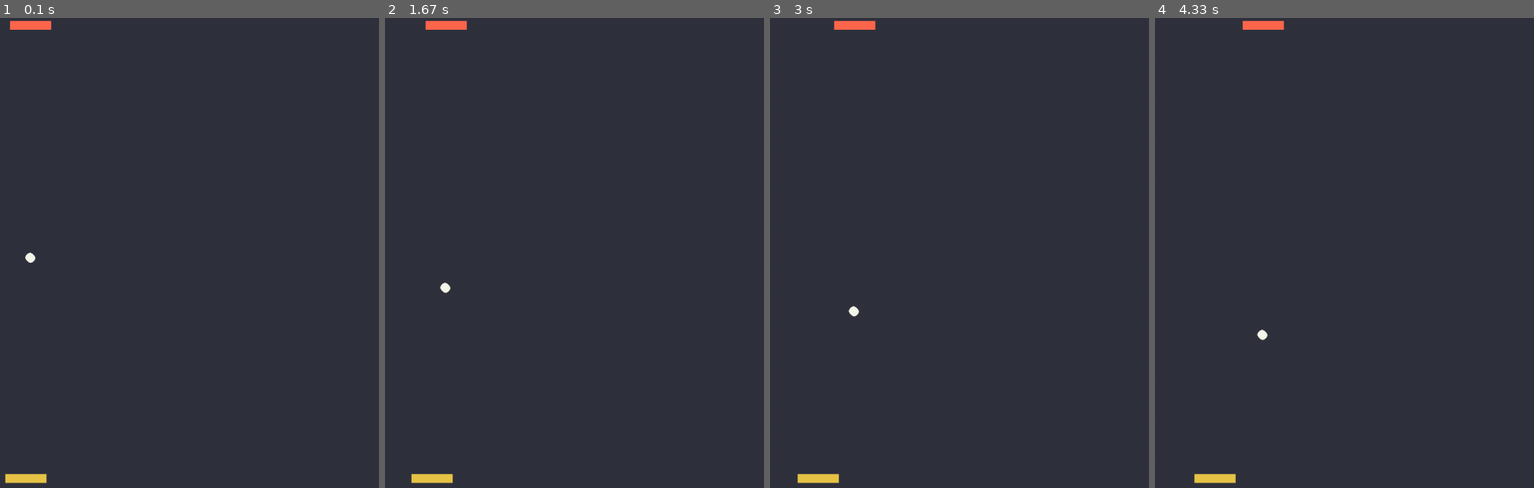
Above: before the commit, frames 1-4 (left to right).
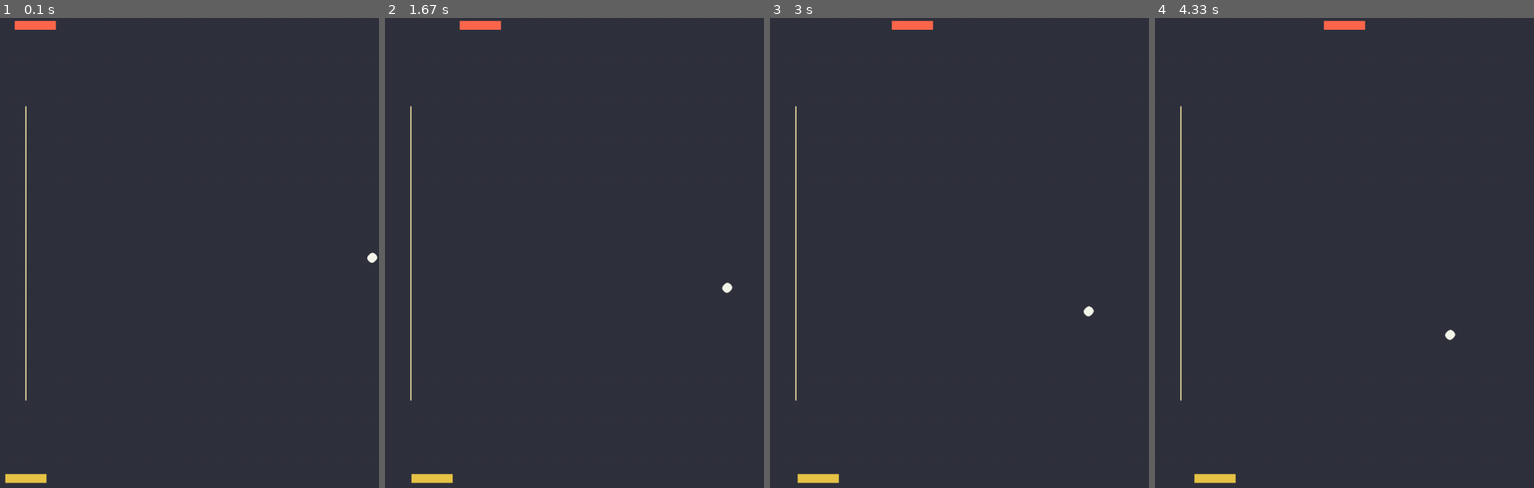
Above: after the commit, the same moments.

Repository: vibhatsu08/pong-game-pygame
Game: pygame game, started from game.py
The game is run twice, just before and just after one commit, with the same random seed, the same clock (stepped at 60 frames per second) and the same inputs.
Inputs:
- Up to frame 1 (0.1 s): no input
- Up to frame 2 (1.67 s): hold Right 0.33-0.8 s; hold Right 0.83-1.3 s; hold Left from 1.33 s (still down)
- Up to frame 3 (3 s): release Left at 1.87 s; hold Left 1.9-2.3 s; hold Right 2.33-2.97 s
- Up to frame 4 (4.33 s): hold Left 3-3.47 s; hold Right 3.5-3.97 s; hold Right from 4 s (still down)

The runs differ from the first frame. In frame 1, 0.4% of the frame differs, in the area x 2-100%, y 0-82%; in frame 2, 0.7%; in frame 3, 0.8%; in frame 4, 0.8%, in the area x 6-80%, y 0-82%.

Commit message:
First version of the game is ready, V1.0 is the most basic playable version of the game at the moment, the game consists of a ball that bounces around the screen, and sound effects are played, when the ball collides with the player, enemy, or any of the walls in the game.

Diff:
--- a/game.py
+++ b/game.py
@@ -1,4 +1,5 @@
 import pygame
+import random
 
 from pygame.locals import (
     K_LEFT,
@@ -11,6 +12,7 @@
 
 ballHitPlayer_Sound = pygame.mixer.Sound("soundEffects/playerHit.wav")
 ballHitWall_Sound = pygame.mixer.Sound("soundEffects/wallHit.wav")
+ballHitEnemy_Sound = pygame.mixer.Sound("soundEffects/enemyHit.wav")
 
 screenWidth = 1200
 screenHeight = 800
@@ -20,6 +22,9 @@
 
 enemyHeight = playerHeight
 enemyWidth = playerWidth
+
+internalWallsHeight = 500
+internalWallsWidth = 2
 
 ballRadius = 8
 
@@ -83,6 +88,23 @@
 enemy = Enemy()
 
 
+class InternalWalls(pygame.sprite.Sprite):
+    def __init__(self):
+        super(InternalWalls, self).__init__()
+        self.internalWallsWidth = internalWallsWidth
+        self.internalWallsHeight = internalWallsHeight
+        self.surface = pygame.Surface((internalWallsWidth, internalWallsHeight))
+        self.image = self.surface
+        self.surface.fill(pygame.Color("#F0E2A3"))
+        self.rect = self.surface.get_rect(center=(screenWidth // 2, screenHeight // 2))
+
+    def updateInternalWall(self):
+        pass
+
+
+internalWalls = InternalWalls()
+
+
 class Ball(pygame.sprite.Sprite):
     def __init__(self):
         super(Ball, self).__init__()
@@ -92,7 +114,7 @@
         self.image = self.surface
         pygame.draw.circle(self.surface, pygame.Color("#F6F7EB"), (ballRadius, ballRadius), ballRadius)
         self.rect = self.surface.get_rect()
-        self.rect.x = (screenWidth // 2) - ballRadius
+        self.rect.x = screenWidth - ballRadius - 10
         self.rect.y = (screenHeight // 2) - ballRadius
         self.speed = [1, 1]
         self.screenWidth = screenWidth
@@ -101,9 +123,20 @@
     def updateBall(self):
         self.rect.move_ip(self.speed)
         if self.rect.left < 0 or self.rect.right > screenWidth:
+            ballHitWall_Sound.play()
             self.speed[0] = -self.speed[0]
         if self.rect.top < 0 or self.rect.bottom > screenHeight:
+            ballHitWall_Sound.play()
             self.speed[1] = -self.speed[1]
+        if self.rect.colliderect(player.rect):
+            self.speed[1] = -self.speed[1]
+            ballHitPlayer_Sound.play()
+        if self.rect.colliderect(enemy.rect):
+            self.speed[1] = -self.speed[1]
+            ballHitEnemy_Sound.play()
+        if self.rect.colliderect(internalWalls):
+            self.speed[0] = -self.speed[0]
+            ballHitWall_Sound.play()
 
 
 ball = Ball()
@@ -112,6 +145,7 @@
 allSprites = pygame.sprite.Group()
 allSprites.add(player)
 allSprites.add(enemy)
+allSprites.add(internalWalls)
 allSprites.add(ball)
 
 gameRunning = True
@@ -126,6 +160,8 @@
     player.updatePlayer(pressedKeys)
     screen.blit(ball.surface, ball.rect)
 
+    internalWalls.updateInternalWall()
+
     ball.updateBall()
     enemy.updateEnemy()
 
Not shown, added: soundEffects/enemyHit.wav
